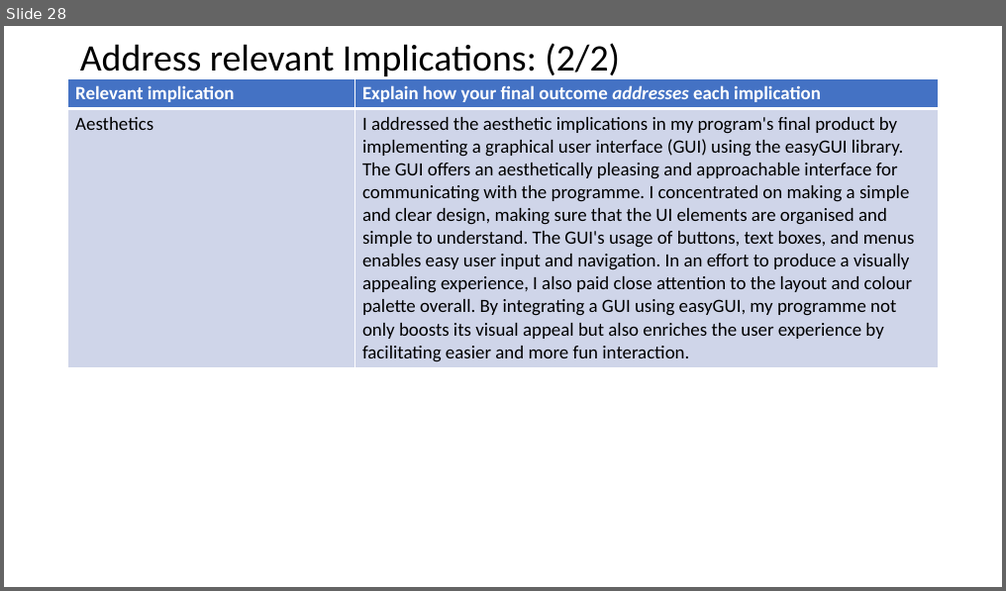
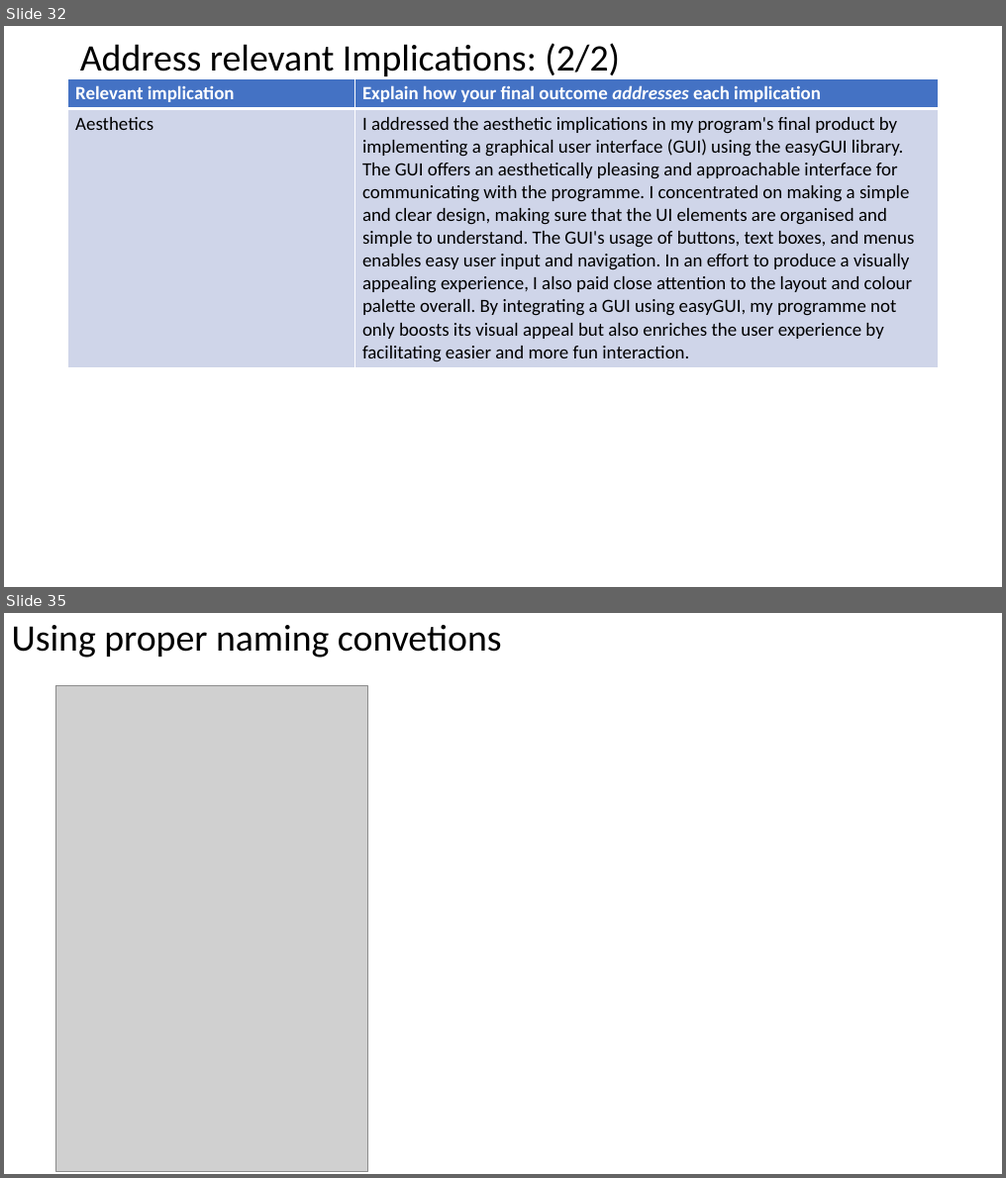
Before and after one commit to Jaxku/Assessment---Monster-Cards, a slide deck: 2.7 and 2.8 Documentation Template.pptx. Shown one above the other, each under a label of ours: slide 28 before the commit, slides 32 and 35 after it; the slides between them are not shown. The pictures are 1006x591 and 1006x1178 pixels, drawn with LibreOffice and Linux fonts; fonts in the diff are those of the drawing; grey boxes stand for pictures. Boxes give left, top, right and bottom in pixels: in the first picture for what was removed or moved away, otherwise in the second. Text is boxed around its words. In the diff, an @@ line names an element or a change of style, - is before the commit and + after.

```diff
--- a/2.7 and 2.8 Documentation Template.pptx
+++ b/2.7 and 2.8 Documentation Template.pptx
@@ slide 35 added at <box>4,613,1002,1174</box>, background #FFFFFF @@
@@ title added at <box>12,625,502,658</box>, 36 pt, text #000000 @@
+Using proper naming convetions
@@ picture added at <box>55,685,368,1171</box> @@
@@ what was slide 28 is now slide 32 @@
```
Also in this commit, not shown: 3 slides changed, 8 other slides added, 2 slides removed, 1 other file.
